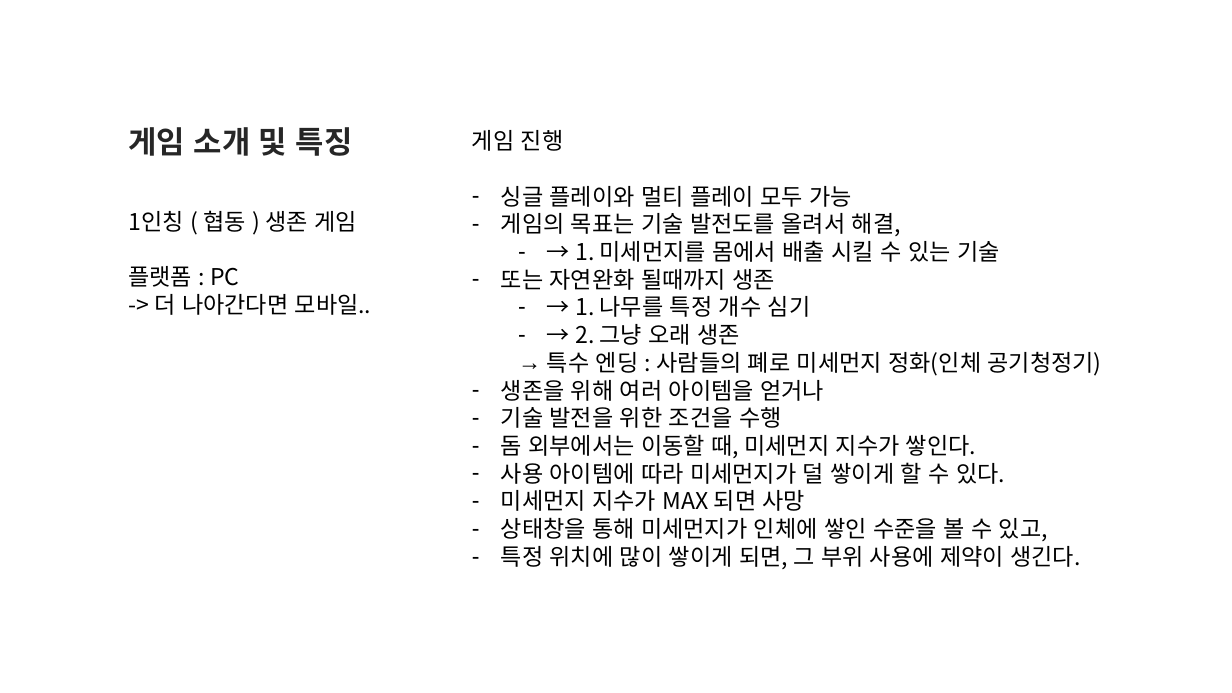
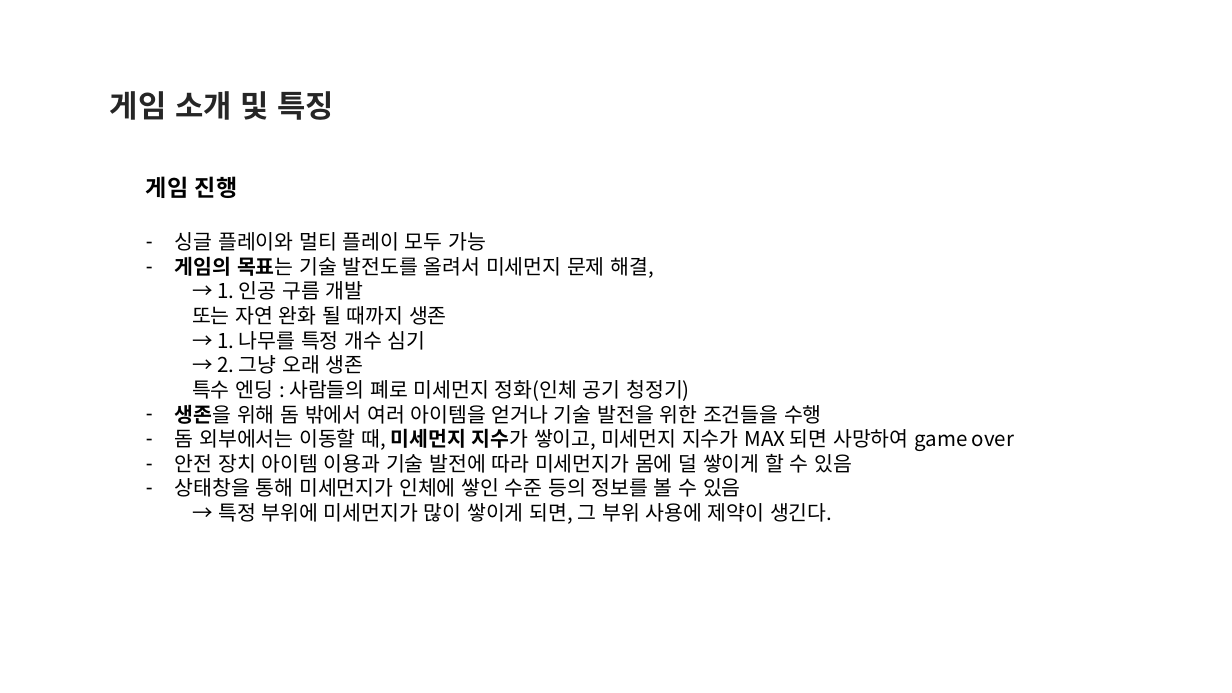
Before and after one commit to goldsun119/Graduation-Project, a slide deck: slide 4 of Document/1122 기획발표자료_01.pptx (slide 3 before the commit). Drawn at 1232x693 pixels with LibreOffice and Linux fonts; fonts in the diff are those of the drawing. Boxes give left, top, right and bottom in pixels: in the first picture for what was removed or moved away, otherwise in the second. Text is boxed around its words. In the diff, an @@ line names an element or a change of style, - is before the commit and + after.

Commit message:
Update 1122 기획발표자료_01.pptx
1. 이전에 작성한 내용을 통일성 있게 재정렬 및 배열
- 공통적인 부분을 묶고 중복된 내용 제거

```diff
--- a/Document/1122 기획발표자료_01.pptx
+++ b/Document/1122 기획발표자료_01.pptx
@@ text "게임 소개 및 특징": place and size @@
-text "게임 소개 및 특징" at bbox=[128, 127, 353, 156]
+text "게임 소개 및 특징" at bbox=[110, 91, 334, 120]
@@ text "게임 진행": place and size @@
-text "게임 진행" at bbox=[472, 130, 1102, 569]
+text "게임 진행" at bbox=[146, 176, 1014, 524]
@@ text at bbox=[146, 176, 486, 374]: bold on in "게임 진행"; size 18 to 16 pt in "싱글 플레이와 멀티 플레이 모두 가능", "→ 1. 나무를 특정 개수 심기", "→ 2. 그냥 오래 생존"; bullet - to none @@
@@ text removed at bbox=[128, 210, 372, 315] @@
-1인칭 ( 협동 ) 생존 게임
-플랫폼 : PC
--> 더 나아간다면 모바일..
@@ text at bbox=[175, 256, 655, 325]: text changed; size 18 to 16 pt @@
-– 게임의 목표는 기술 발전도를 올려서 해결,
-  – → 1. 미세먼지를 몸에서 배출 시킬 수 있는 기술
-– 또는 자연완화 될때까지 생존
+– 게임의 목표는 기술 발전도를 올려서 미세먼지 문제 해결,
+  → 1. 인공 구름 개발
+  또는 자연 완화 될 때까지 생존
@@ text at bbox=[175, 380, 1014, 524]: text changed; size 18 to 16 pt @@
-  → 특수 엔딩 : 사람들의 폐로 미세먼지 정화(인체 공기청정기)
-– 생존을 위해 여러 아이템을 얻거나
-– 기술 발전을 위한 조건을 수행
-– 돔 외부에서는 이동할 때, 미세먼지 지수가 쌓인다.
-– 사용 아이템에 따라 미세먼지가 덜 쌓이게 할 수 있다.
-– 미세먼지 지수가 MAX 되면 사망
-– 상태창을 통해 미세먼지가 인체에 쌓인 수준을 볼 수 있고,
-– 특정 위치에 많이 쌓이게 되면, 그 부위 사용에 제약이 생긴다.
+  특수 엔딩 : 사람들의 폐로 미세먼지 정화(인체 공기 청정기)
+– 생존을 위해 돔 밖에서 여러 아이템을 얻거나 기술 발전을 위한 조건들을 수행
+– 돔 외부에서는 이동할 때, 미세먼지 지수가 쌓이고, 미세먼지 지수가 MAX 되면 사망하여 game over
+– 안전 장치 아이템 이용과 기술 발전에 따라 미세먼지가 몸에 덜 쌓이게 할 수 있음
+– 상태창을 통해 미세먼지가 인체에 쌓인 수준 등의 정보를 볼 수 있음
+  → 특정 부위에 미세먼지가 많이 쌓이게 되면, 그 부위 사용에 제약이 생긴다.
```
Also in this commit, not shown: 5 other slides changed, 1 slide removed.
